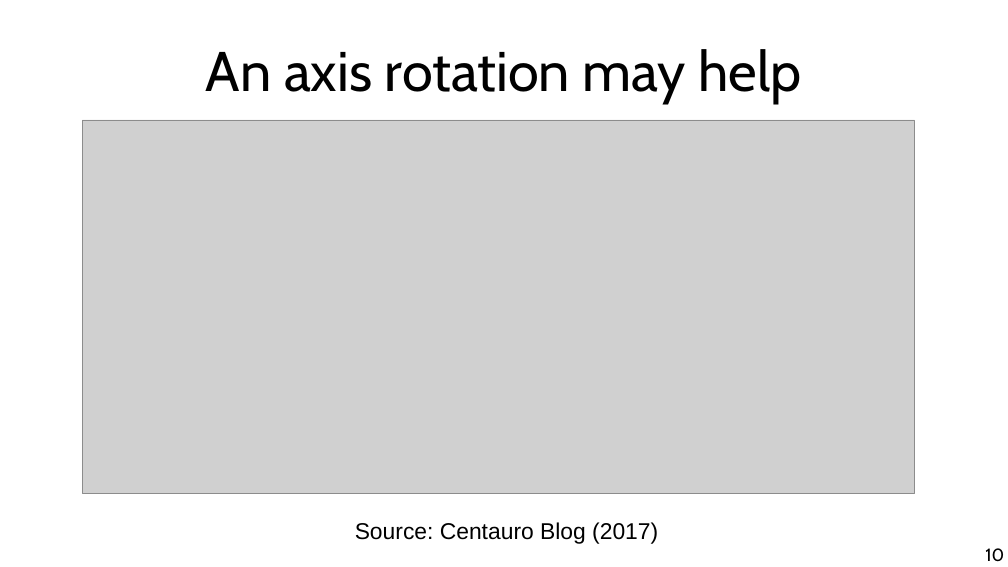
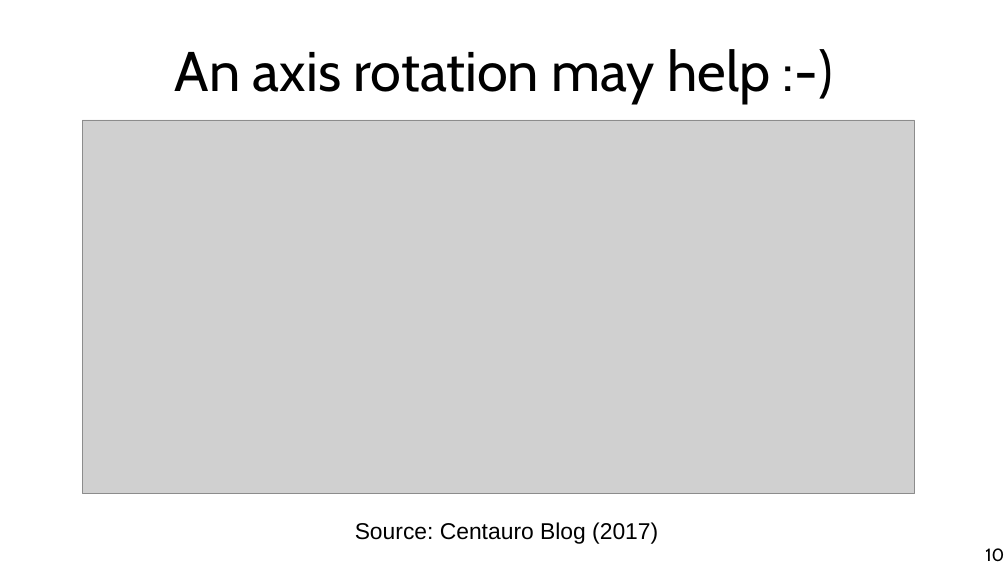
Before and after one commit to chatox/data-mining-course, a slide deck: slide 10 of theory/odp/tt05_reduction.odp. Drawn at 1008x567 pixels with LibreOffice and Linux fonts; fonts in the diff are those of the drawing; grey boxes stand for pictures. Boxes give left, top, right and bottom in pixels: in the first picture for what was removed or moved away, otherwise in the second. Text is boxed around its words. In the diff, an @@ line names an element or a change of style, - is before the commit and + after.

```diff
--- a/theory/odp/tt05_reduction.odp
+++ b/theory/odp/tt05_reduction.odp
@@ title at box(175, 49, 770, 104): text changed @@
-An axis rotation may help
+An axis rotation may help :-)
```
Also in this commit, not shown: 5 other files.
